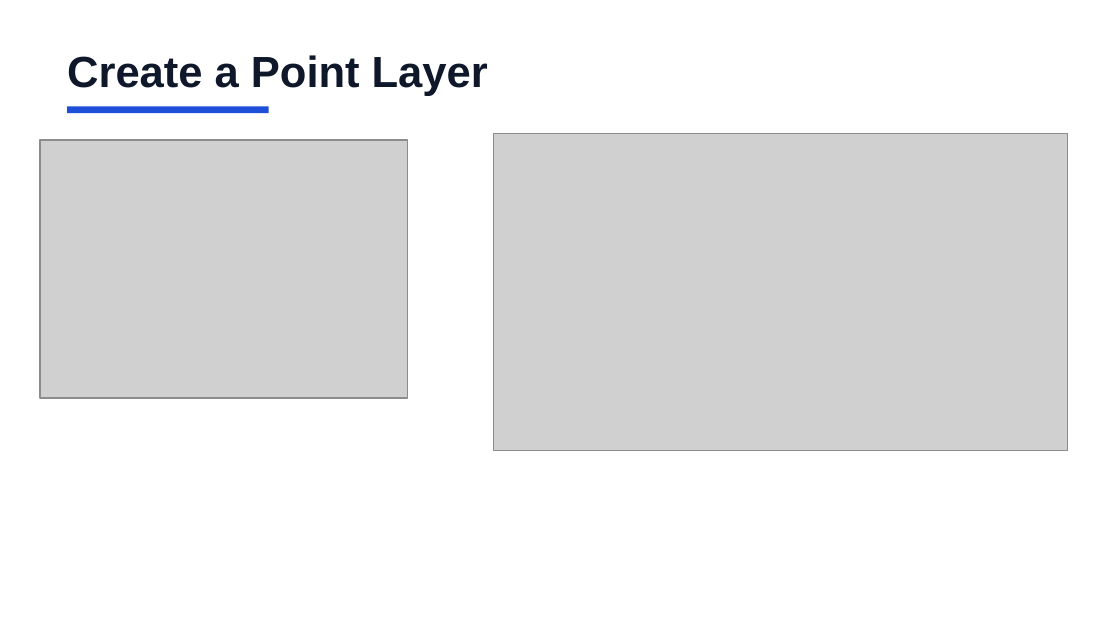
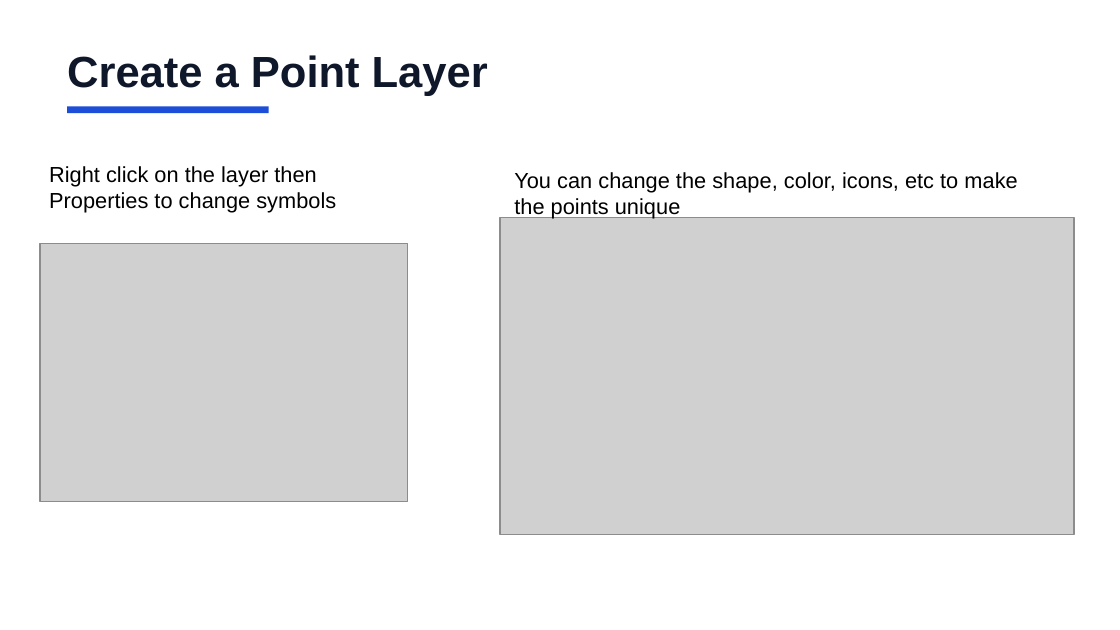
Before and after one commit to KC3DRU/EmComm-Mapping-Demo, a slide deck: slide 16 of QGIS_EmComm_Mapping_Intro_v2.odp. Drawn at 1120x630 pixels with LibreOffice and Linux fonts; fonts in the diff are those of the drawing; grey boxes stand for pictures. Boxes give left, top, right and bottom in pixels: in the first picture for what was removed or moved away, otherwise in the second. Text is boxed around its words. In the diff, an @@ line names an element or a change of style, - is before the commit and + after.

```diff
--- a/QGIS_EmComm_Mapping_Intro_v2.odp
+++ b/QGIS_EmComm_Mapping_Intro_v2.odp
@@ text added at box(49, 166, 336, 212), 14 pt, text #000000 @@
+Right click on the layer then Properties to change symbols
@@ text added at box(514, 172, 1017, 219), 14 pt, text #000000 @@
+You can change the shape, color, icons, etc to make the points unique
@@ picture: place and size @@
-picture at box(493, 134, 1067, 451)
+picture at box(500, 217, 1074, 534)
@@ picture: place and size @@
-picture at box(40, 140, 408, 398)
+picture at box(40, 243, 408, 501)
```
Also in this commit, not shown: 3 other slides changed, 6 other files.
